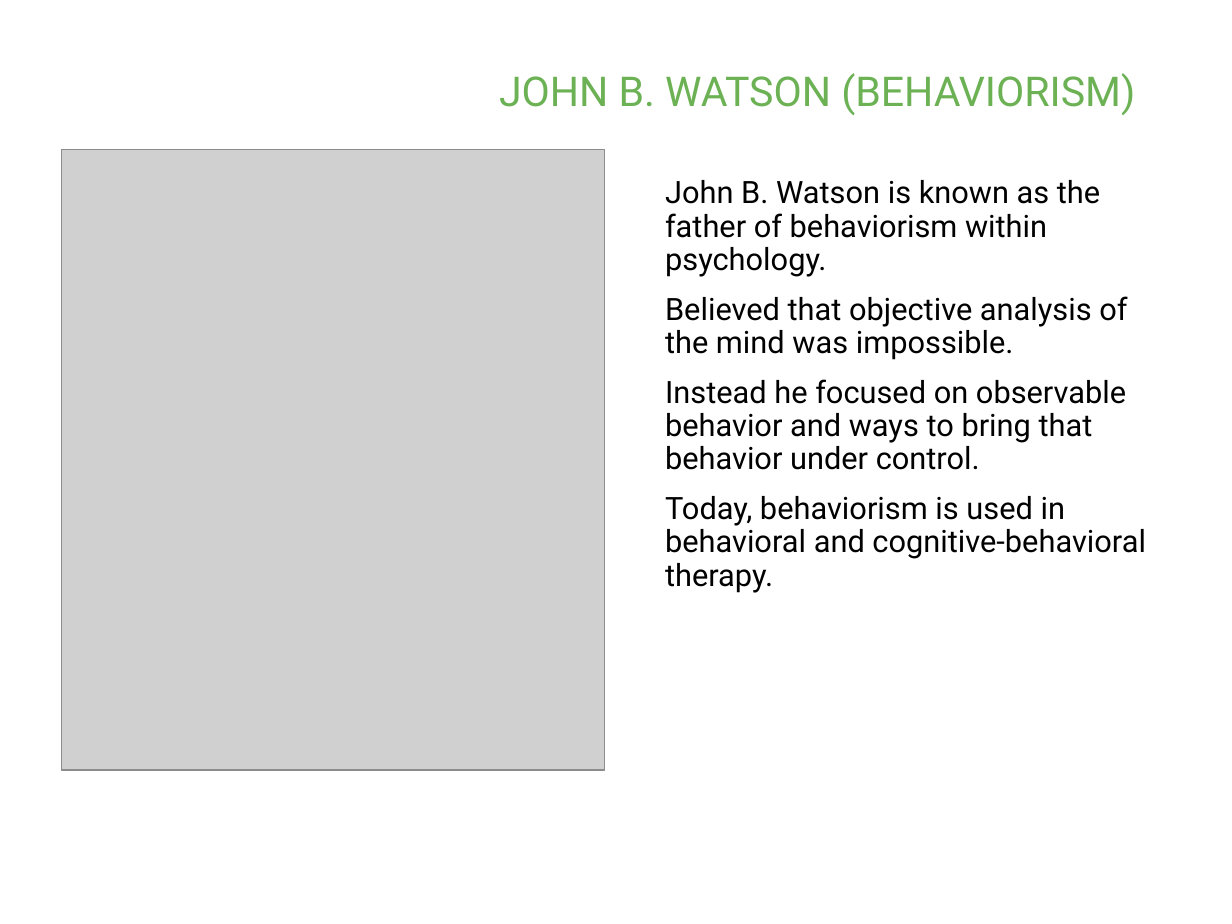
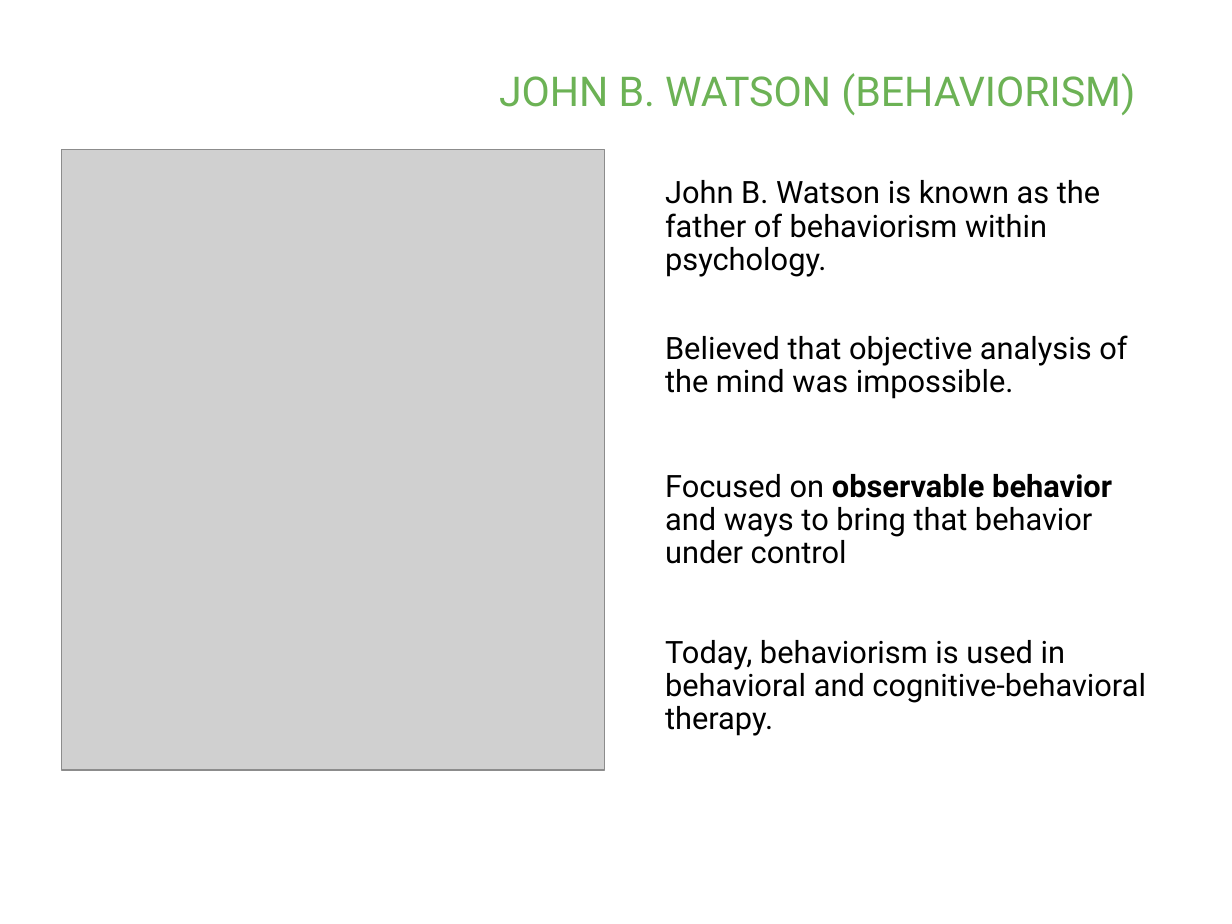
Before and after one commit to npm27/Teaching-Materials, a slide deck: slide 10 of Gen Psych II/Slides/1 History of Psych.pptx. Drawn at 1232x924 pixels with LibreOffice and Linux fonts; fonts in the diff are those of the drawing; grey boxes stand for pictures. Boxes give left, top, right and bottom in pixels: in the first picture for what was removed or moved away, otherwise in the second. Text is boxed around its words. In the diff, an @@ line names an element or a change of style, - is before the commit and + after.

```diff
--- a/Gen Psych II/Slides/1 History of Psych.pptx
+++ b/Gen Psych II/Slides/1 History of Psych.pptx
@@ text at (665,474,1112,564): text changed @@
-Instead he focused on observable behavior and ways to bring that behavior under control.
+Focused on observable behavior and ways to bring that behavior under control
```
Also in this commit, not shown: 4 other slides changed.
